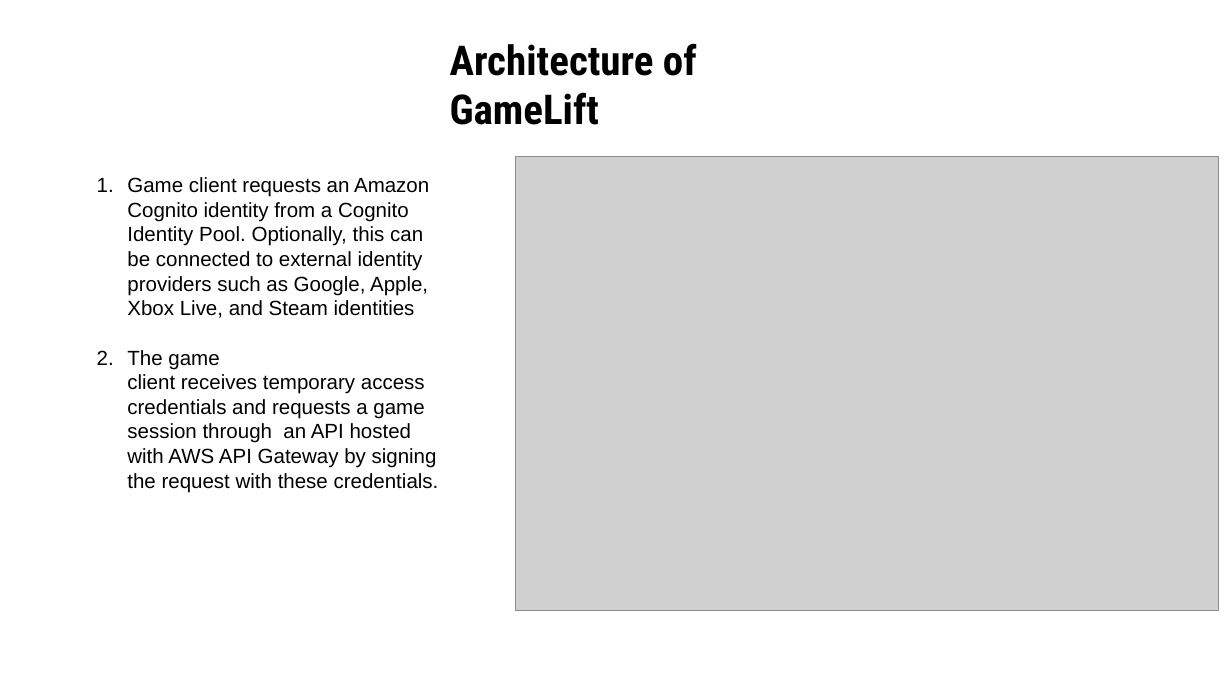
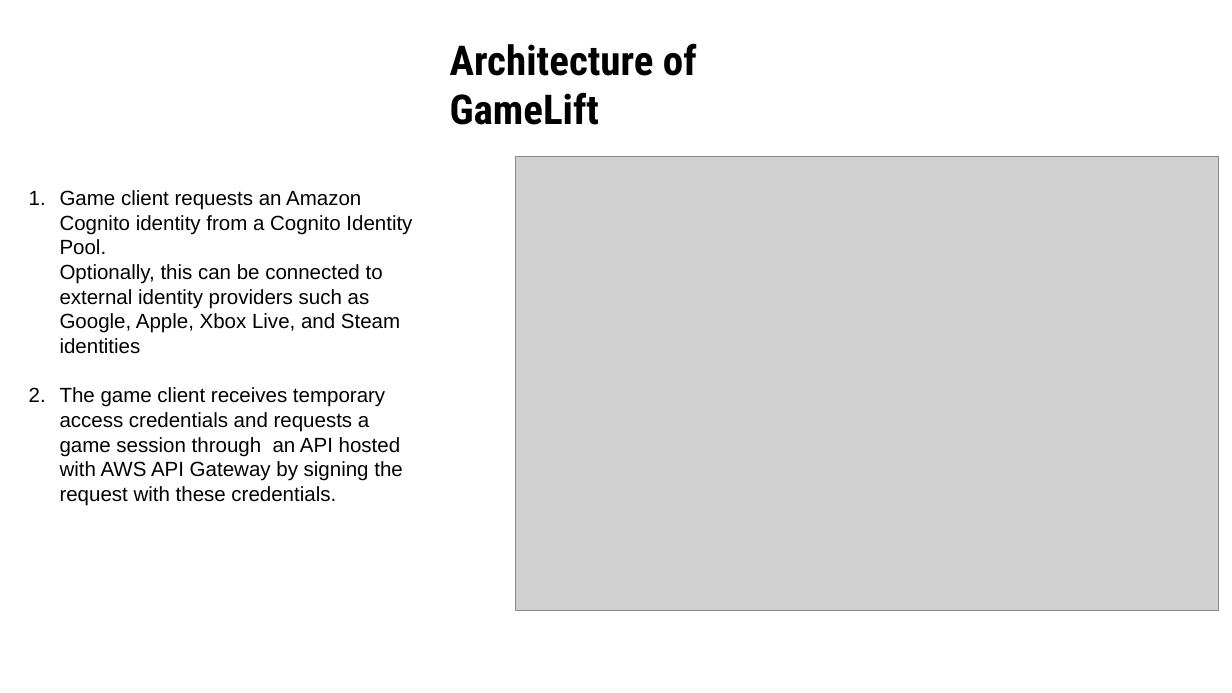
Before and after one commit to SaurabhYadav388/misc_works, a slide deck: slide 26 of Cloud_PPT/Shosau.pptx (slide 28 before the commit). Drawn at 1232x693 pixels with LibreOffice and Linux fonts; fonts in the diff are those of the drawing; grey boxes stand for pictures. Boxes give left, top, right and bottom in pixels: in the first picture for what was removed or moved away, otherwise in the second. Text is boxed around its words. In the diff, an @@ line names an element or a change of style, - is before the commit and + after.

```diff
--- a/Cloud_PPT/Shosau.pptx
+++ b/Cloud_PPT/Shosau.pptx
@@ text "Game client requests an Amazon ..." rewrapped from [127, 177, 439, 493] to [60, 190, 412, 506] @@
```
Also in this commit, not shown: 11 other slides changed, 8 slides added, 7 slides removed.
